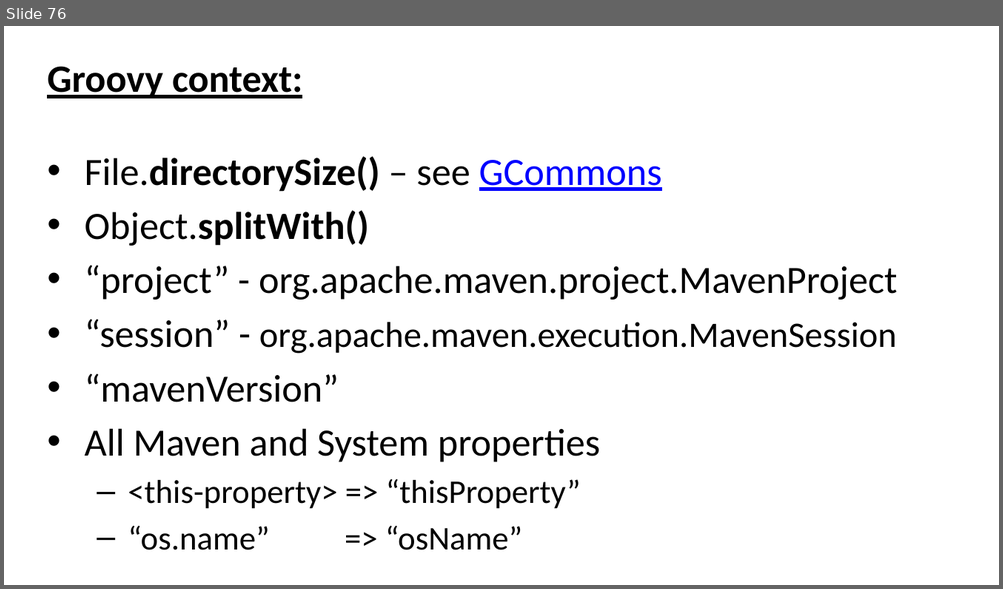
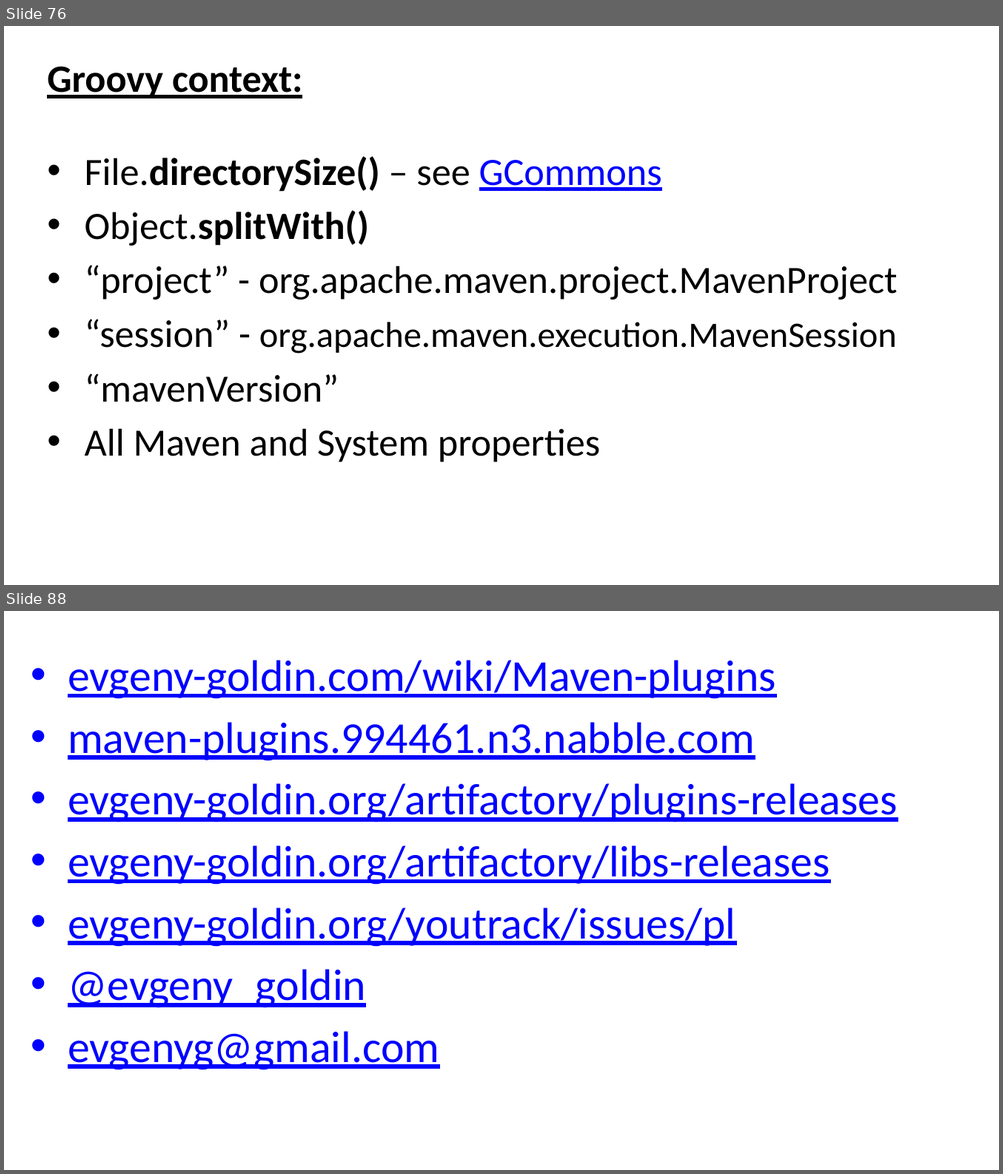
Before and after one commit to evgeny-goldin/maven-plugins, a slide deck: maven-plugins.pptx. Shown one above the other, each under a label of ours: slide 76 before the commit, slides 76 and 88 after it; the slides between them are not shown. The pictures are 1003x589 and 1003x1174 pixels, drawn with LibreOffice and Linux fonts; fonts in the diff are those of the drawing; background and template pictures are left out. Boxes give left, top, right and bottom in pixels: in the first picture for what was removed or moved away, otherwise in the second. Text is boxed around its words. In the diff, an @@ line names an element or a change of style, - is before the commit and + after.

```diff
--- a/maven-plugins.pptx
+++ b/maven-plugins.pptx
@@ slide 88 added at (4,611,999,1170), background picture (left out) @@
@@ text added at (68,660,897,1071), 32 pt, text #0000FF, underline @@
+• evgeny-goldin.com/wiki/Maven-plugins
+• maven-plugins.994461.n3.nabble.com
+• evgeny-goldin.org/artifactory/plugins-releases
+• evgeny-goldin.org/artifactory/libs-releases
+• evgeny-goldin.org/youtrack/issues/pl
+• @evgeny_goldin
+• evgenyg@gmail.com
@@ slide 76 changed as well @@
@@ text at (128,480,580,551): paragraphs removed @@
-  – <this-property> => “thisProperty”
-  – “os.name” => “osName”
```
Also in this commit, not shown: 9 other slides changed, 11 other slides added, 1 slide removed.
